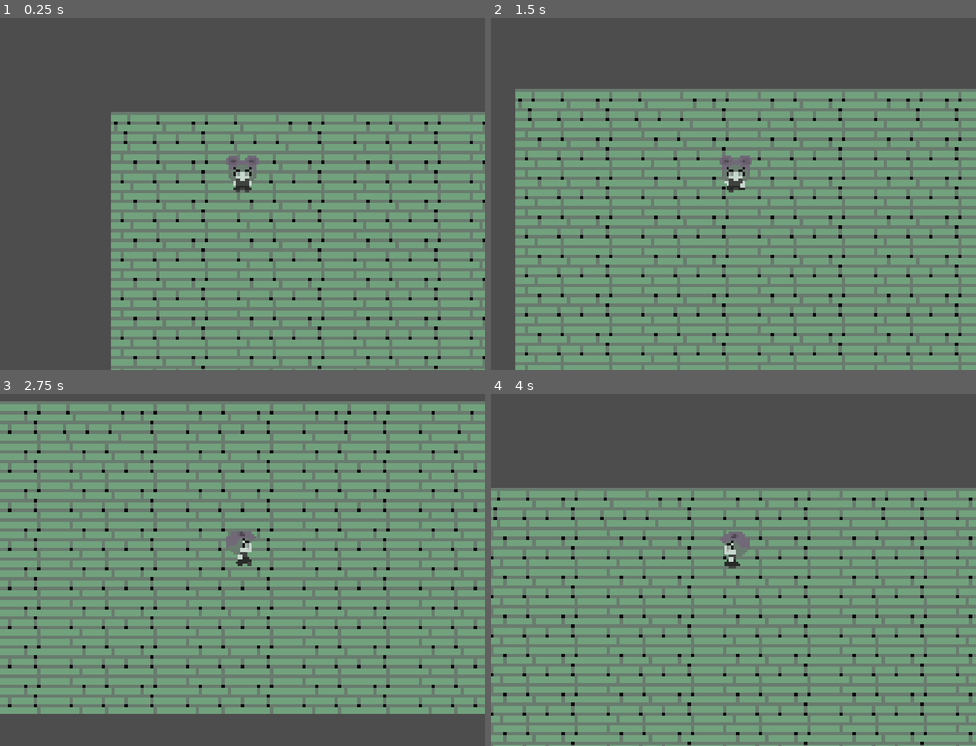
Above: before the commit, frames 1-4 (two rows, left to right).
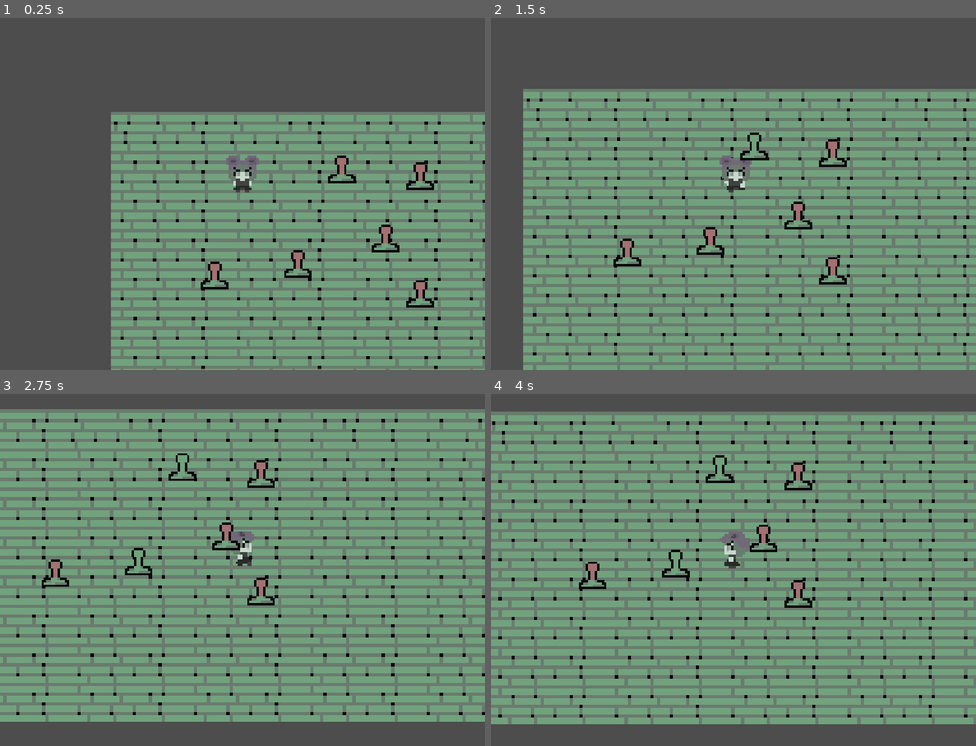
Above: after the commit, the same moments.

Repository: Minenik2/Klokka-ShadowVampires
Game: Godot game, scene res://levels/game_level.tscn
Two runs of this game, one before a commit and one after it. Both use one fixed random seed, a clock stepped at 60 frames per second and the inputs below.
Inputs:
- Up to frame 1 (0.25 s): no input
- Up to frame 2 (1.5 s): tap Enter at 0.5 s; hold D (right) 0.53-1.28 s; tap Space (interact, bound only after the commit) at 0.6, 1.35 s; hold S (down) from 1.28 s (still down)
- Up to frame 3 (2.75 s): release S (down) at 2.03 s; hold D (right) from 2.03 s (still down); tap Space (interact, bound only after the commit) at 2.1 s
- Up to frame 4 (4 s): release D (right) at 2.78 s; hold W (up) 2.78-3.53 s; tap Space (interact, bound only after the commit) at 2.85, 3.6 s; hold A (left) from 3.53 s (still down)

The runs differ from the first frame. In frame 1, 1.3% of the frame differs, in the area x 41-90%, y 39-83%; in frame 2, 15%; in frame 3, 41%; in frame 4, 61%, in the area x 0-100%, y 4-100%.

Commit message:
Interaction
After working for 16hours I found out that my code was trash and asked chatgpt to make one for me. :( i hate my life

Diff:
--- /dev/null
+++ b/Switch/Switch.gd
@@ -0,0 +1,18 @@
+extends StaticBody2D
+
+@onready var sprite = $Sprite2D
+var is_on = false
+
+
+func _ready():
+	update_switch_visual()
+
+func update_switch_visual():
+	if is_on:
+		sprite.frame = 0
+	else:
+		sprite.frame = 1
+
+func flip_switch():
+	is_on = !is_on
+	update_switch_visual()
--- /dev/null
+++ b/Switch/Switch.tscn
@@ -0,0 +1,18 @@
+[gd_scene load_steps=4 format=3 uid="uid://bbq0tlcnpwvm7"]
+
+[ext_resource type="Script" path="res://Switch/Switch.gd" id="1_knh37"]
+[ext_resource type="Texture2D" uid="uid://ckuy14efcberx" path="res://art/myArt/switch.png" id="1_r4h02"]
+
+[sub_resource type="RectangleShape2D" id="RectangleShape2D_pe1eo"]
+size = Vector2(12, 4)
+
+[node name="Switch" type="StaticBody2D"]
+script = ExtResource("1_knh37")
+
+[node name="Sprite2D" type="Sprite2D" parent="."]
+texture = ExtResource("1_r4h02")
+hframes = 2
+
+[node name="CollisionShape2D" type="CollisionShape2D" parent="."]
+position = Vector2(0, 4)
+shape = SubResource("RectangleShape2D_pe1eo")
--- a/characters/player_cat.tscn
+++ b/characters/player.tscn
@@ -3,7 +3,7 @@
 [ext_resource type="Texture2D" uid="uid://oyqxnap3ivj2" path="res://art/Sprout Lands - Sprites - Basic pack/Characters/Basic Charakter Spritesheet.png" id="1_d0w5j"]
 
 [sub_resource type="RectangleShape2D" id="RectangleShape2D_12vxg"]
-size = Vector2(10, 14)
+size = Vector2(7, 6)
 
 [sub_resource type="Animation" id="Animation_osdpr"]
 length = 0.001
@@ -231,6 +231,7 @@
 transitions = ["idle", "walk", SubResource("AnimationNodeStateMachineTransition_dwv67"), "walk", "idle", SubResource("AnimationNodeStateMachineTransition_p4kyu"), "Start", "idle", SubResource("AnimationNodeStateMachineTransition_poeiq")]
 
 [node name="playerCat" type="CharacterBody2D"]
+collision_layer = 2
 
 [node name="Sprite2D" type="Sprite2D" parent="."]
 texture = ExtResource("1_d0w5j")
@@ -238,6 +239,7 @@
 vframes = 4
 
 [node name="CollisionShape2D" type="CollisionShape2D" parent="."]
+position = Vector2(-0.5, 4)
 shape = SubResource("RectangleShape2D_12vxg")
 
 [node name="AnimationPlayer" type="AnimationPlayer" parent="."]
--- a/characters/player_cat.gd
+++ b/characters/player_cat.gd
@@ -5,6 +5,9 @@
 
 @onready var animation_tree = $AnimationTree
 @onready var state_machine = animation_tree.get("parameters/playback")
+
+var interact_key = "interact" # The key for interaction, usually set to "E" or "Enter"
+var interaction_radius = 20
 
 func _ready():
 	update_animation_parameters(starting_direction)
@@ -21,6 +24,10 @@
 	move_and_slide()
 	pick_new_state()
 
+	if Input.is_action_just_pressed(interact_key):
+		print("hello")
+		interact()
+
 func update_animation_parameters(move_input : Vector2):
 	if(move_input != Vector2.ZERO):
 		animation_tree.set("parameters/walk/blend_position", move_input)
@@ -31,3 +38,22 @@
 		state_machine.travel("walk")
 	else:
 		state_machine.travel("idle")
+
+
+
+
+func interact():
+	var space_state = get_world_2d().direct_space_state
+	var query_shape = CircleShape2D.new()
+	query_shape.radius = interaction_radius
+	var query_params = PhysicsShapeQueryParameters2D.new()
+	query_params.set_shape(query_shape)
+	query_params.set_transform(global_transform)
+	query_params.set_collision_mask(1)
+	var result = space_state.intersect_shape(query_params)
+
+	for collider in result:
+		if collider.collider.has_method("flip_switch"):
+			print("flipping Switch:", collider.collider)
+			collider.collider.flip_switch()
+			break # Stop after the first switch is flipped
--- /dev/null
+++ b/levels/Laser.gd
@@ -0,0 +1,11 @@
+extends Node2D
+
+
+# Called when the node enters the scene tree for the first time.
+func _ready():
+	pass # Replace with function body.
+
+
+# Called every frame. 'delta' is the elapsed time since the previous frame.
+func _process(delta):
+	pass
--- a/levels/game_level.tscn
+++ b/levels/game_level.tscn
@@ -1,8 +1,9 @@
-[gd_scene load_steps=6 format=3 uid="uid://dlch62dwyq2lw"]
+[gd_scene load_steps=7 format=3 uid="uid://dlch62dwyq2lw"]
 
-[ext_resource type="PackedScene" uid="uid://ef5in378d5n2" path="res://characters/player_cat.tscn" id="1_03xr8"]
+[ext_resource type="PackedScene" uid="uid://ef5in378d5n2" path="res://characters/player.tscn" id="1_03xr8"]
 [ext_resource type="Script" path="res://characters/player_cat.gd" id="2_0oorx"]
 [ext_resource type="Texture2D" uid="uid://bjms0ru1p7d5a" path="res://art/myArt/floor.png" id="3_0jm6i"]
+[ext_resource type="PackedScene" uid="uid://bbq0tlcnpwvm7" path="res://Switch/Switch.tscn" id="4_fmuuw"]
 
 [sub_resource type="TileSetAtlasSource" id="TileSetAtlasSource_5kt8o"]
 texture = ExtResource("3_0jm6i")
@@ -37,3 +38,21 @@
 layer_1/name = "TopGround"
 layer_1/z_index = -5
 layer_1/tile_data = PackedInt32Array()
+
+[node name="Switch" parent="." instance=ExtResource("4_fmuuw")]
+position = Vector2(100, 25)
+
+[node name="Switch2" parent="." instance=ExtResource("4_fmuuw")]
+position = Vector2(81, 66)
+
+[node name="Switch3" parent="." instance=ExtResource("4_fmuuw")]
+position = Vector2(119, 55)
+
+[node name="Switch4" parent="." instance=ExtResource("4_fmuuw")]
+position = Vector2(134, 28)
+
+[node name="Switch5" parent="." instance=ExtResource("4_fmuuw")]
+position = Vector2(45, 71)
+
+[node name="Switch6" parent="." instance=ExtResource("4_fmuuw")]
+position = Vector2(134, 79)
--- a/project.godot
+++ b/project.godot
@@ -44,6 +44,11 @@
 "events": [Object(InputEventKey,"resource_local_to_scene":false,"resource_name":"","device":-1,"window_id":0,"alt_pressed":false,"shift_pressed":false,"ctrl_pressed":false,"meta_pressed":false,"pressed":false,"keycode":0,"physical_keycode":87,"key_label":0,"unicode":119,"echo":false,"script":null)
 ]
 }
+interact={
+"deadzone": 0.5,
+"events": [Object(InputEventKey,"resource_local_to_scene":false,"resource_name":"","device":-1,"window_id":0,"alt_pressed":false,"shift_pressed":false,"ctrl_pressed":false,"meta_pressed":false,"pressed":false,"keycode":0,"physical_keycode":32,"key_label":0,"unicode":32,"echo":false,"script":null)
+]
+}
 
 [rendering]
 
Not shown, added: Switch/Swi5FFD.tmp
Not shown, added: Switch/SwiF757.tmp
